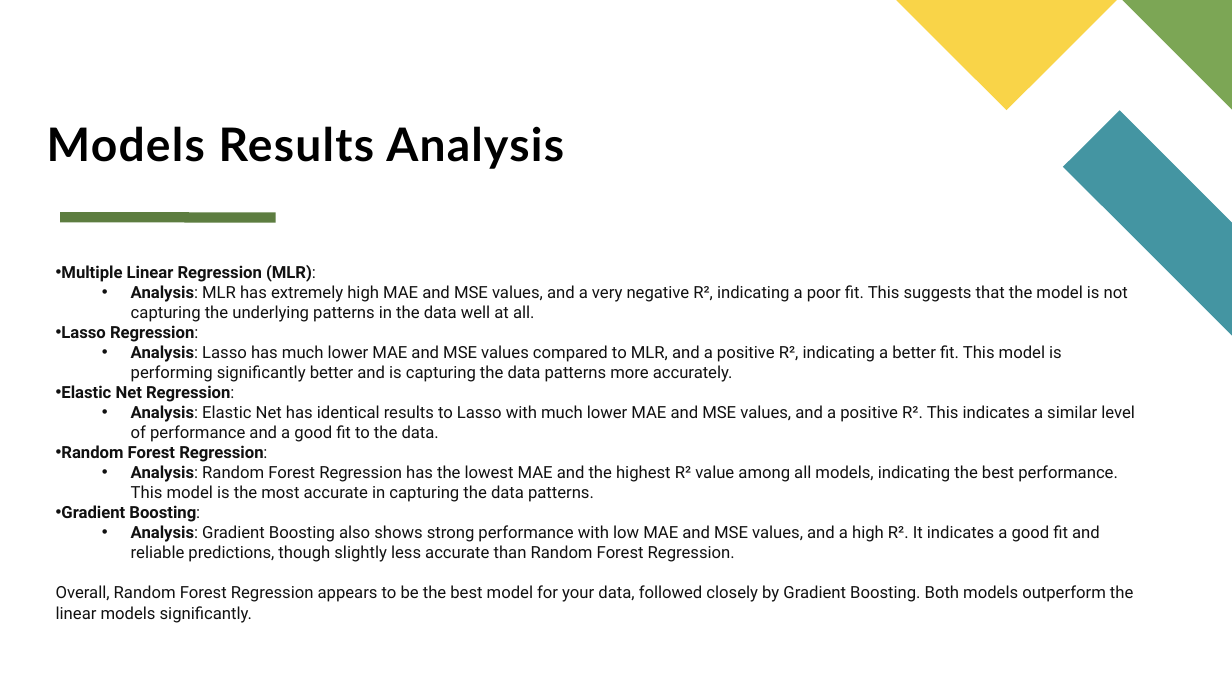
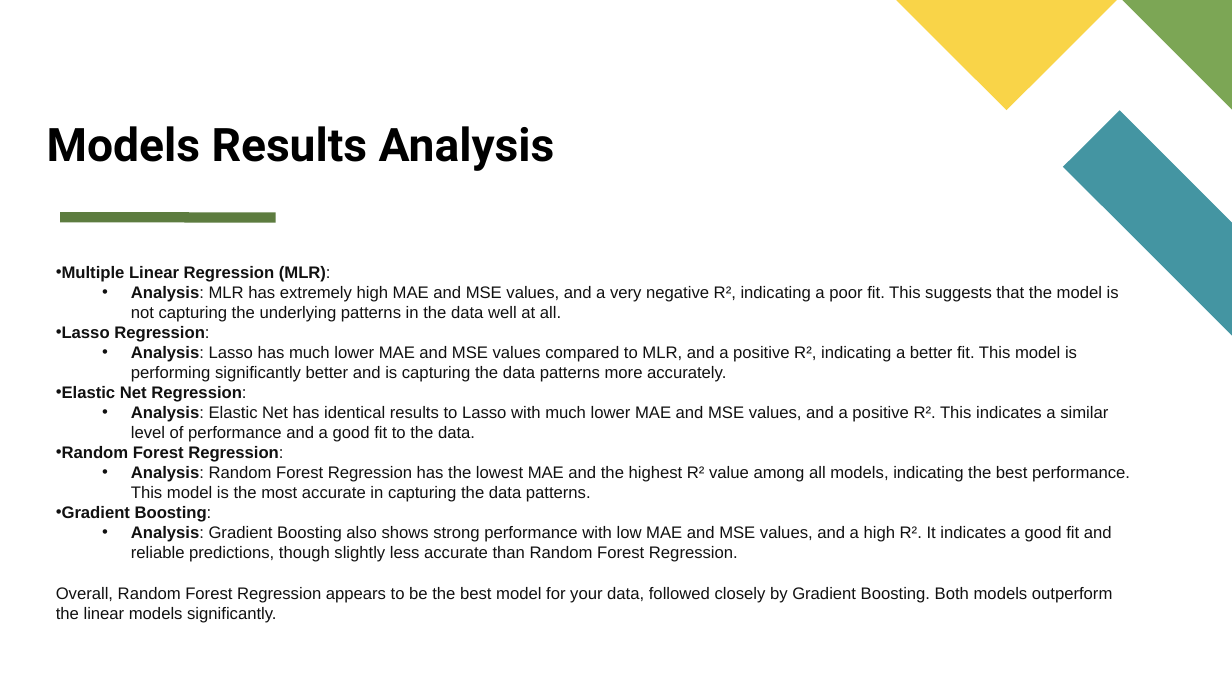
Before and after one commit to nhlokomomhlophe/2401PTDS_Regression_Project, a slide deck: slide 18 of Climate Change Impact on Agriculture.pptx. Drawn at 1232x693 pixels with LibreOffice and Linux fonts; fonts in the diff are those of the drawing. Boxes give left, top, right and bottom in pixels: in the first picture for what was removed or moved away, otherwise in the second. Text is boxed around its words. In the diff, an @@ line names an element or a change of style, - is before the commit and + after.

```diff
--- a/Climate Change Impact on Agriculture.pptx
+++ b/Climate Change Impact on Agriculture.pptx
@@ title "Models Results Analysis" at <box>47,126,555,171</box>: font Lato to Roboto, letter spacing 1 to 0 pt @@
@@ text "Multiple Linear Regression (MLR):" at <box>56,266,1130,623</box>: font Roboto to Arial; indent changed @@
```
Also in this commit, not shown: 19 other slides changed, 1 other file.
